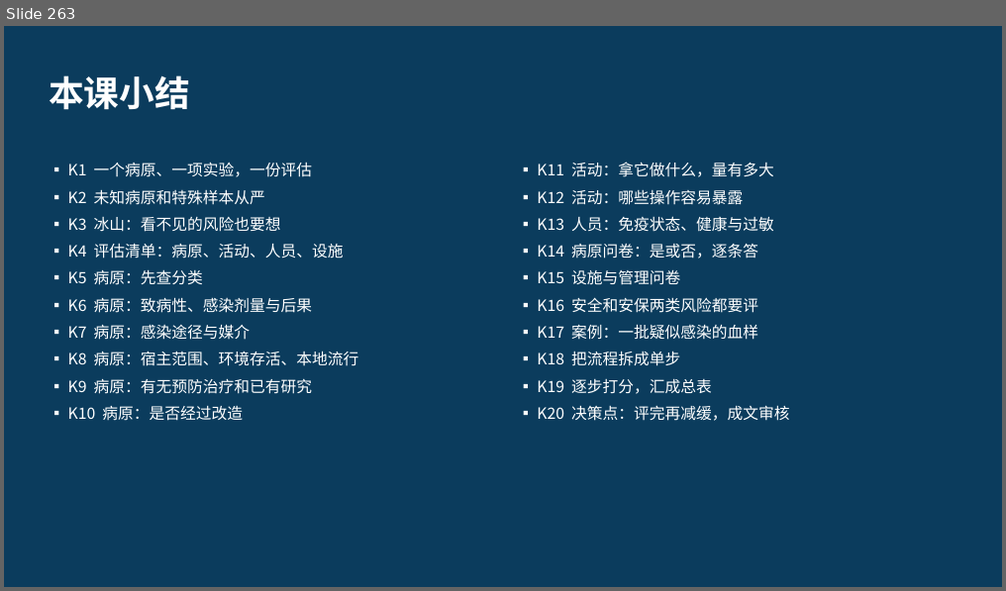
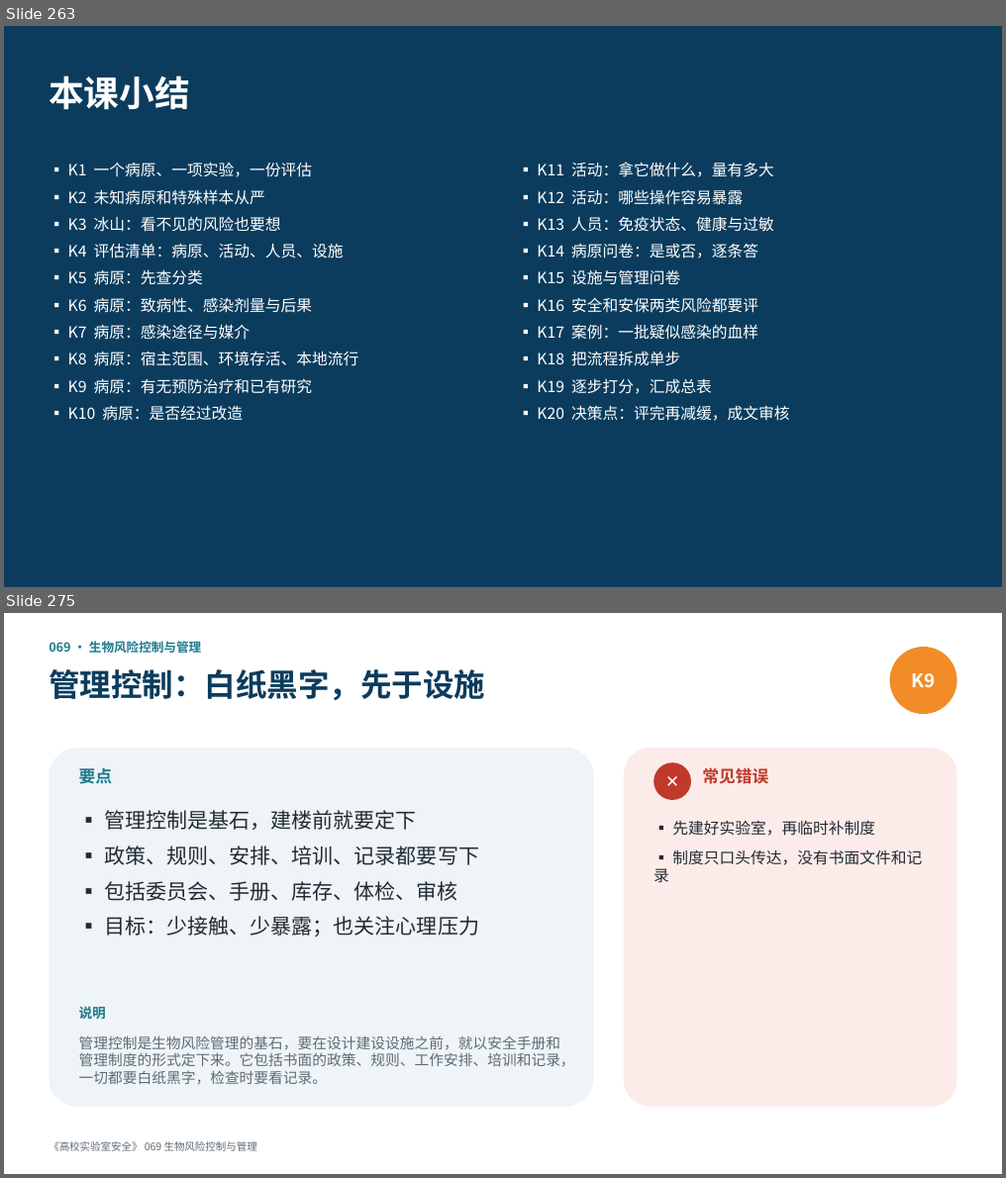
Before and after one commit to hanrongwx-max/videoyoutubo, a slide deck: course/高校实验室安全/课件/第6章_生物安全.pptx. Shown one above the other, each under a label of ours: slide 263 before the commit, slides 263 and 275 after it; the slides between them are not shown. The pictures are 1006x591 and 1006x1178 pixels, drawn with LibreOffice and Linux fonts; fonts in the diff are those of the drawing. Boxes give left, top, right and bottom in pixels: in the first picture for what was removed or moved away, otherwise in the second. Text is boxed around its words. In the diff, an @@ line names an element or a change of style, - is before the commit and + after.

```diff
--- a/course/高校实验室安全/课件/第6章_生物安全.pptx
+++ b/course/高校实验室安全/课件/第6章_生物安全.pptx
@@ slide 275 added at (4, 613, 1002, 1174), background #FFFFFF @@
@@ text added at (49, 641, 201, 653), 12 pt, text #1D7A8C, bold @@
+069 · 生物风险控制与管理
@@ text added at (49, 669, 485, 700), 30 pt, text #0B3C5D, bold @@
+管理控制：白纸黑字，先于设施
@@ ellipse added at (890, 647, 957, 714), fill #F28C28, 18 pt, text #FFFFFF, bold @@
+K9
@@ rounded rectangle added at (49, 748, 594, 1107), fill #EEF4F7 @@
@@ rounded rectangle added at (624, 748, 957, 1107), fill #FBECEA @@
@@ text added at (79, 768, 113, 784), 16 pt, text #1D7A8C, bold @@
+要点
@@ ellipse added at (653, 762, 691, 800), fill #C0392B, 16 pt, text #FFFFFF, bold @@
+✕
@@ text added at (702, 768, 768, 784), 16 pt, text #C0392B, bold @@
+常见错误
@@ text added at (104, 810, 479, 937), 20 pt, text #222B33 @@
+▪ 管理控制是基石，建楼前就要定下
+▪ 政策、规则、安排、培训、记录都要写下
+▪ 包括委员会、手册、库存、体检、审核
+▪ 目标：少接触、少暴露；也关注心理压力
@@ text added at (653, 820, 922, 883), 15 pt, text #222B33 @@
+▪ 先建好实验室，再临时补制度
+▪ 制度只口头传达，没有书面文件和记录
@@ text added at (79, 1007, 106, 1019), 13 pt, text #1D7A8C, bold @@
+说明
@@ text added at (79, 1036, 575, 1084), 14 pt, text #5F6B75 @@
+管理控制是生物风险管理的基石，要在设计建设设施之前，就以安全手册和管理制度的形式定下来。它包括书面的政策、规则、工作安排、培训和记录，一切都要白纸黑字，检查时要看记录。
@@ text added at (49, 1142, 257, 1152), 10 pt, text #5F6B75 @@
+《高校实验室安全》 069 生物风险控制与管理
```
Also in this commit, not shown: 26 other slides added, 2 other files.
